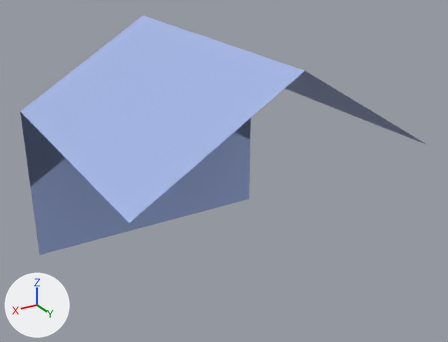
An edit to the FBX model Assets/_Project/Models/Science_Factory/V2/Science_Factory_Normal_V2_UV.fbx, drawn before and after from the same camera.
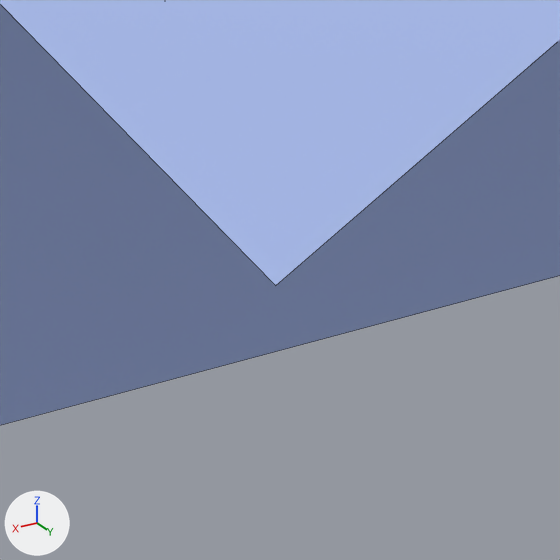
Each version is shown whole from a 50 mm lens placed at (15.76, 17.26, 11.89), pointed at (5.47, 0.11, 3.31), then close up on the part from 21% to 37% of the width and 55% to 75% of the height. The axes (+X, +Y, +Z) are drawn at lower left. The lights are the same throughout. The close-ups show mesh edges as thin lines. Where no turn or scale is listed for an object, it has been applied to the vertices. Vertices at the same position are counted once.

The first close-up shows 'base.001'.
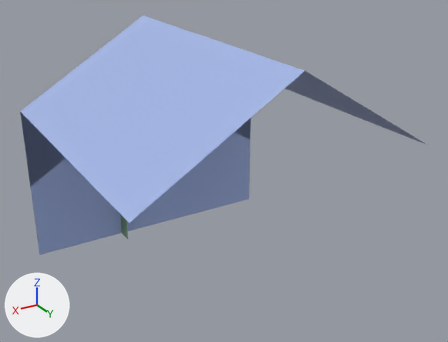
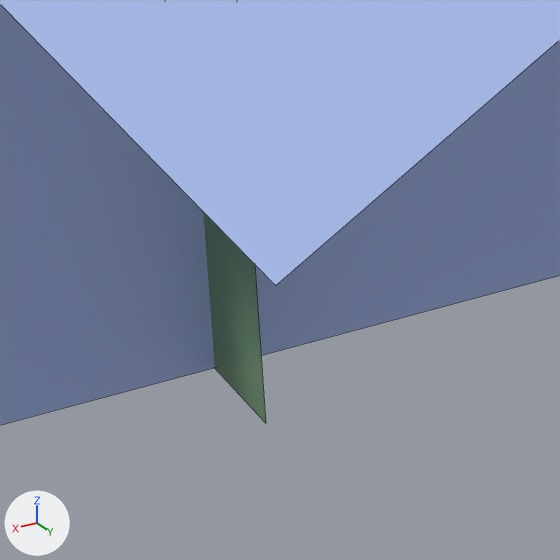
Where the newer file only moved an object's origin or applied its transform, the numbers keep the older frame.

The edits, one by one:
me_cube_002 has 6 vertices, 2 faces and spans x -1.0..1.52, y -1.0..0.0, z -1.0..3.0.
me_cube_002 is used by ob_base; location (5.961, -4.323, 0.0).
Verts and faces of me_cube_002; kept vertices keep their numbers, new ones are numbered from 6.
Before the commit, vertices of me_cube_002: 3 (1.52, -1.0, -1.0), 4 (1.52, -1.0, 3.0), 5 (1.52, 0.0, 3.0).
Part 1, on me_cube_002:
New vertex 6 is at (1.52, 0.0, -1.0), pixel (265, 423).
New faces: (3, 6, 5, 4).

Boxes [x1, y1, x2, y2] around the edits, measured in the close-ups (560 x 560 px):
'base', reshaped (not visible before): after [203, 212, 266, 423]
